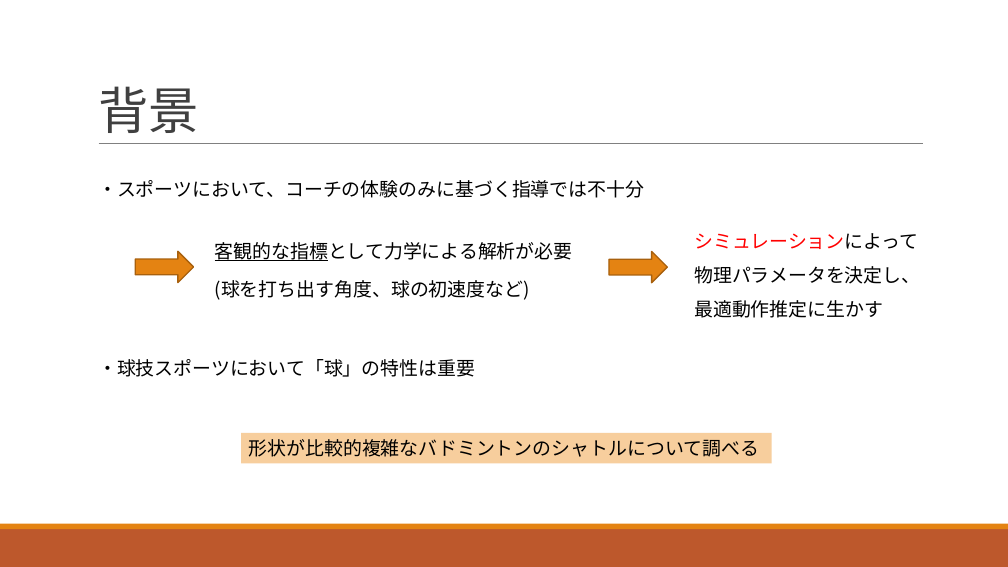
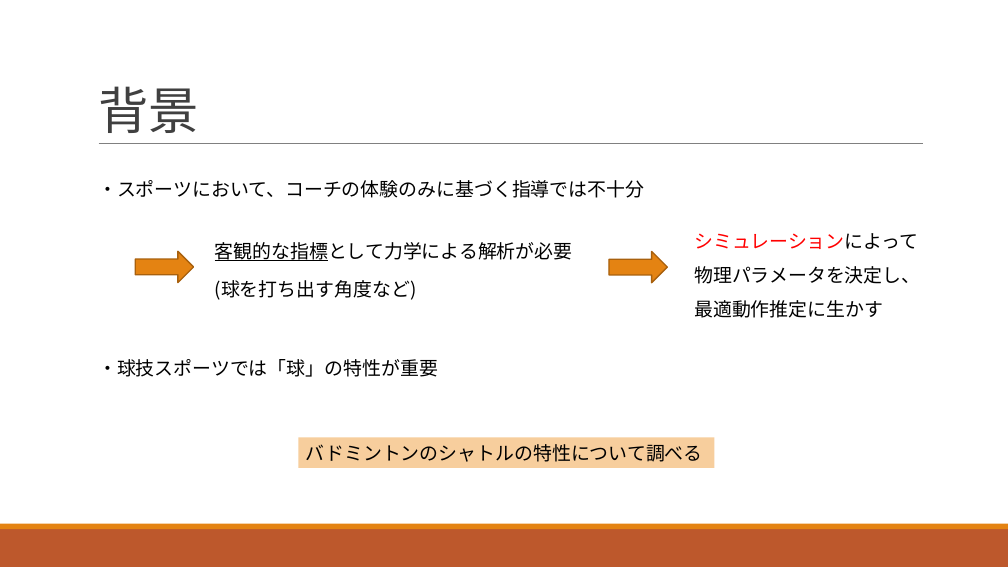
Before and after one commit to morishitamakoto0330/ShuttlecockSimulation, a slide deck: slide 2 of presentation/center_report.pptx. Drawn at 1008x567 pixels with LibreOffice and Linux fonts; fonts in the diff are those of the drawing. Boxes give left, top, right and bottom in pixels: in the first picture for what was removed or moved away, otherwise in the second. Text is boxed around its words. In the diff, an @@ line names an element or a change of style, - is before the commit and + after.

```diff
--- a/presentation/center_report.pptx
+++ b/presentation/center_report.pptx
@@ text at (215,280,417,300): text changed @@
-(球を打ち出す角度、球の初速度など)
+(球を打ち出す角度など)
@@ text at (98,359,438,377): text changed @@
-・球技スポーツにおいて「球」の特性は重要
+・球技スポーツでは「球」の特性が重要
@@ rectangle "バドミントンのシャトルの特性について調べる": place and size @@
-rectangle "バドミントンのシャトルの特性について調べる" at (241,433,772,464)
+rectangle "バドミントンのシャトルの特性について調べる" at (299,438,715,468)
@@ text in rectangle at (306,444,703,462): text changed @@
-形状が比較的複雑なバドミントンのシャトルについて調べる
+バドミントンのシャトルの特性について調べる
```
Also in this commit, not shown: 6 other slides changed.
